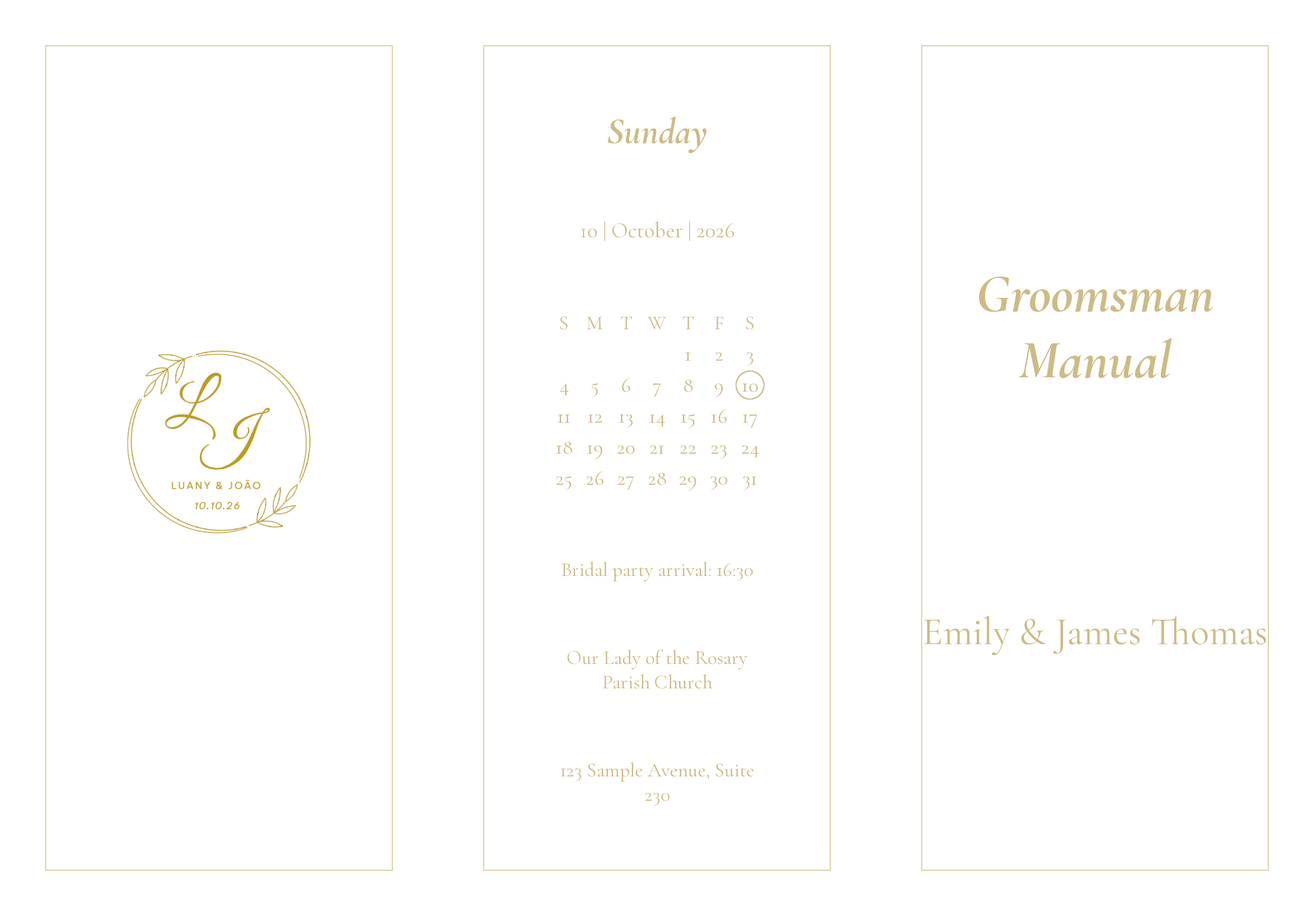
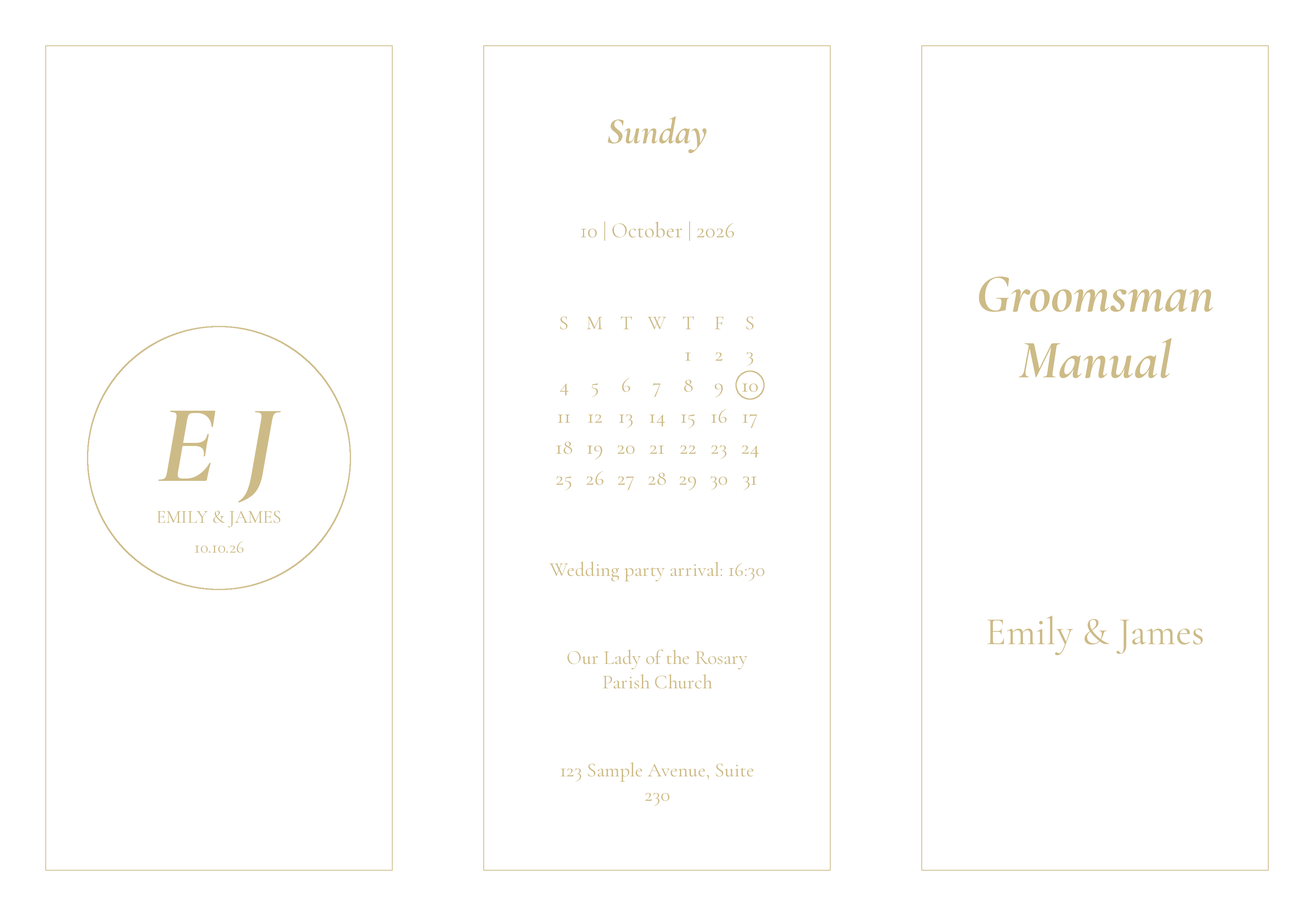
Layered file, before and after one edit (1314 × 916). Changes by layer:
painted on "cover_subtitle" over (x1=923, y1=615, x2=1267, y2=656)
painted on "cal_arrival" over (x1=549, y1=561, x2=765, y2=582)
added layer "monogram_date" in group "panel_back_cover" over (x1=194, y1=540, x2=244, y2=553)
added layer "monogram_names" in group "panel_back_cover" over (x1=156, y1=510, x2=281, y2=528)
added layer "monogram_initials" in group "panel_back_cover" over (x1=158, y1=410, x2=282, y2=503)
renamed "back_cover_logo" to "monogram_ring", painted on it over (x1=86, y1=325, x2=352, y2=591)
